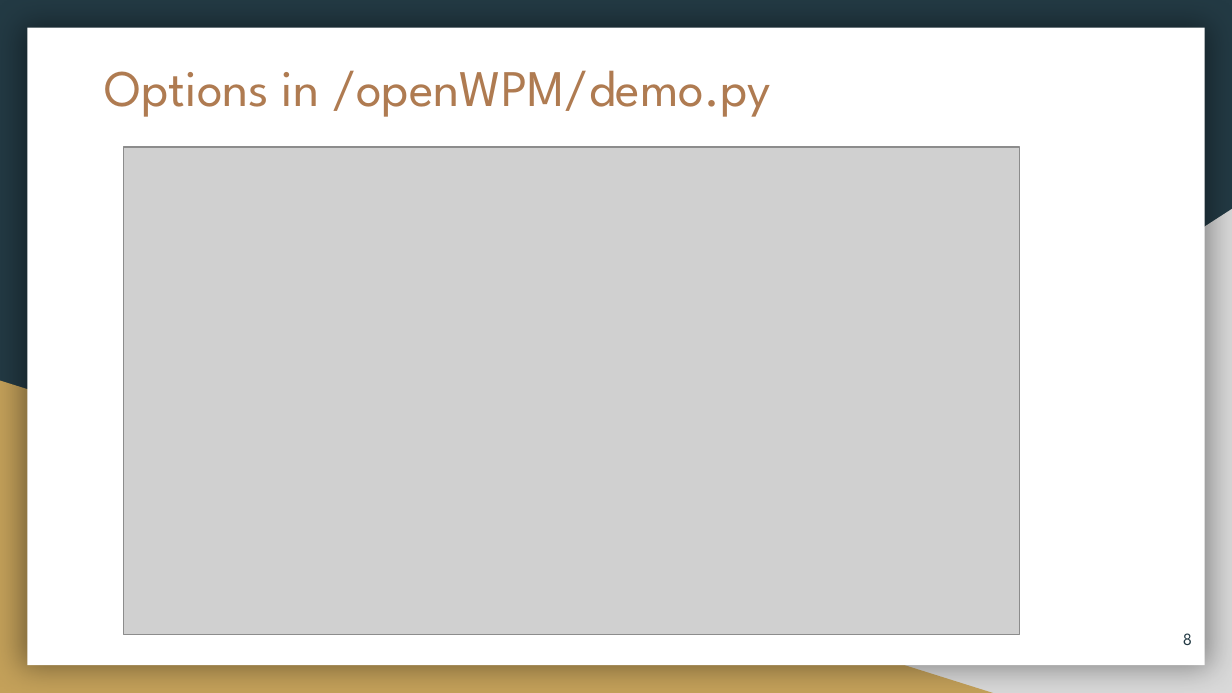
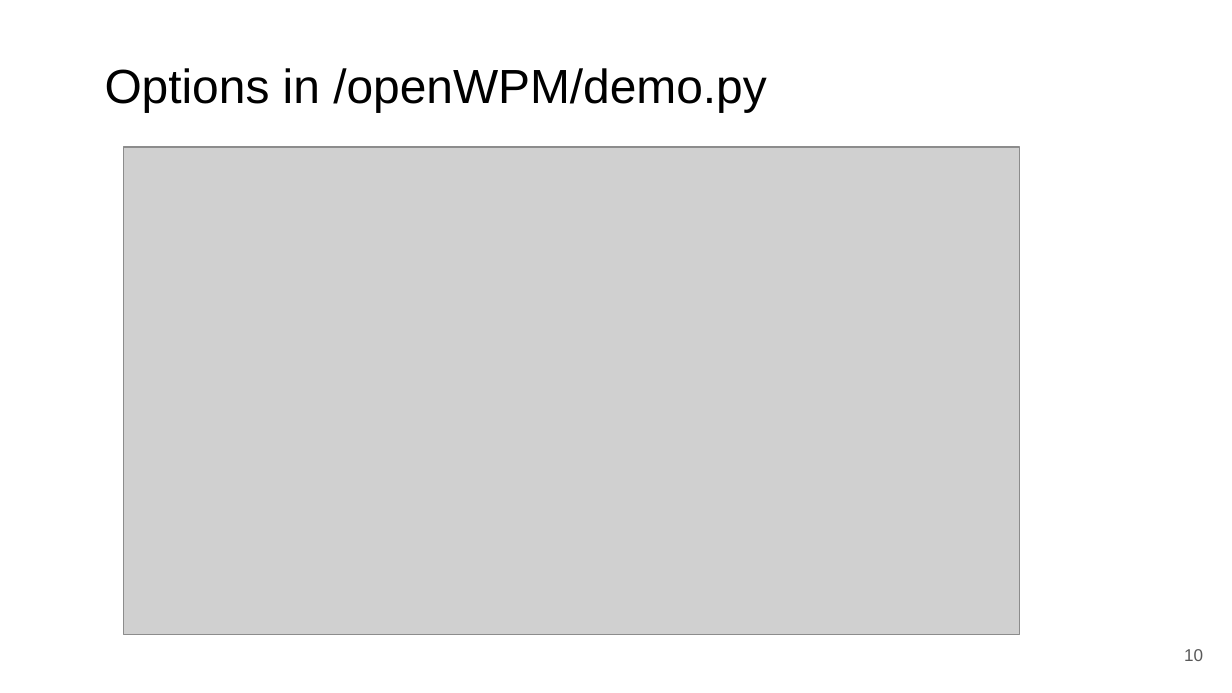
Before and after one commit to Tracking-the-trackers/Tracking-the-trackers, a slide deck: slide 10 of openWPM/Install OpenWPM.pptx (slide 8 before the commit). Drawn at 1232x693 pixels with LibreOffice and Linux fonts; fonts in the diff are those of the drawing; grey boxes stand for pictures. Boxes give left, top, right and bottom in pixels: in the first picture for what was removed or moved away, otherwise in the second. Text is boxed around its words. In the diff, an @@ line names an element or a change of style, - is before the commit and + after.

```diff
--- a/openWPM/Install OpenWPM.pptx
+++ b/openWPM/Install OpenWPM.pptx
@@ background #233A44 to #FFFFFF @@
@@ rectangle removed at bbox=[27, 28, 1205, 665] @@
@@ title "Options in /openWPM/demo.py" at bbox=[105, 68, 766, 112]: size 30 to 28 pt, font League Spartan to Arial, text colour #AF7B51 to #000000 @@
@@ right triangle removed at bbox=[483, 209, 1232, 693] @@
@@ right triangle removed at bbox=[0, 381, 993, 693] @@
@@ page number removed at bbox=[1183, 633, 1192, 645] @@
-8
@@ page number added at bbox=[1184, 649, 1203, 661], 10 pt, text #595959 @@
+10
```
Also in this commit, not shown: 13 other slides changed, 4 slides added, 2 slides removed, 1 other file.
